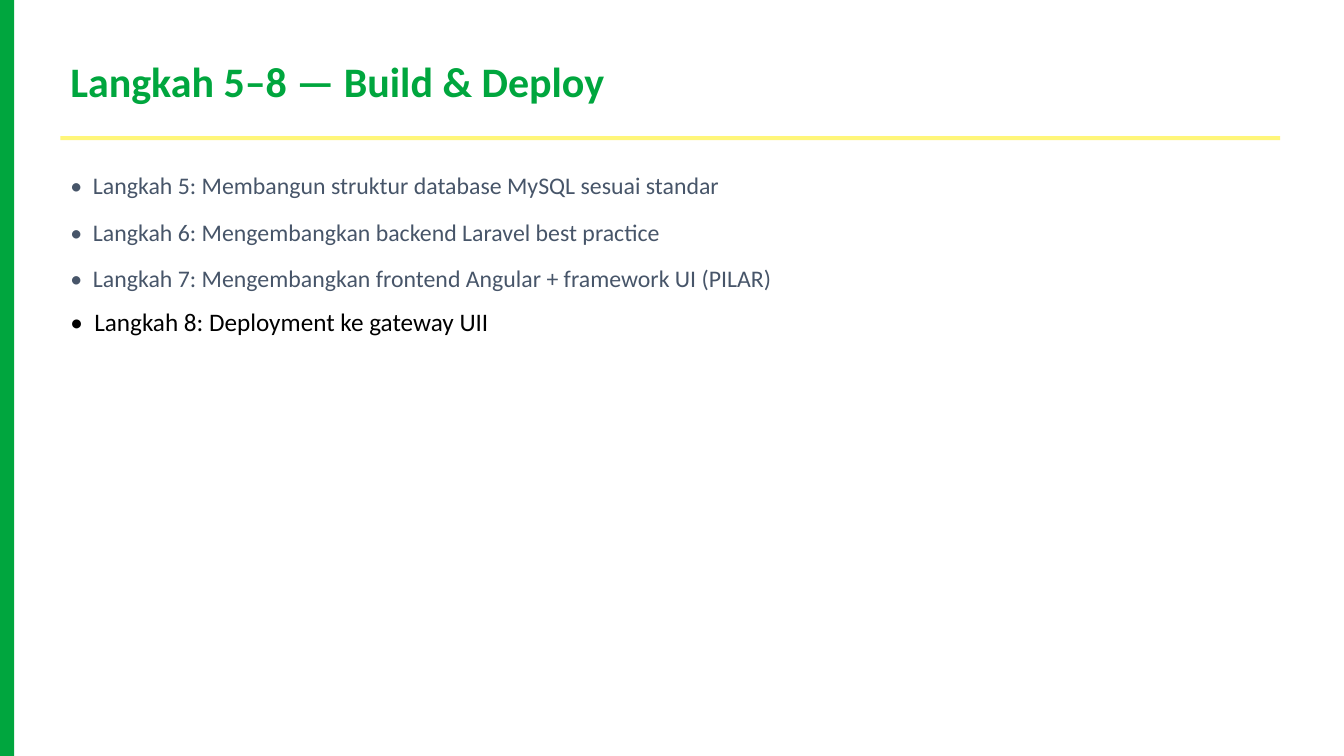
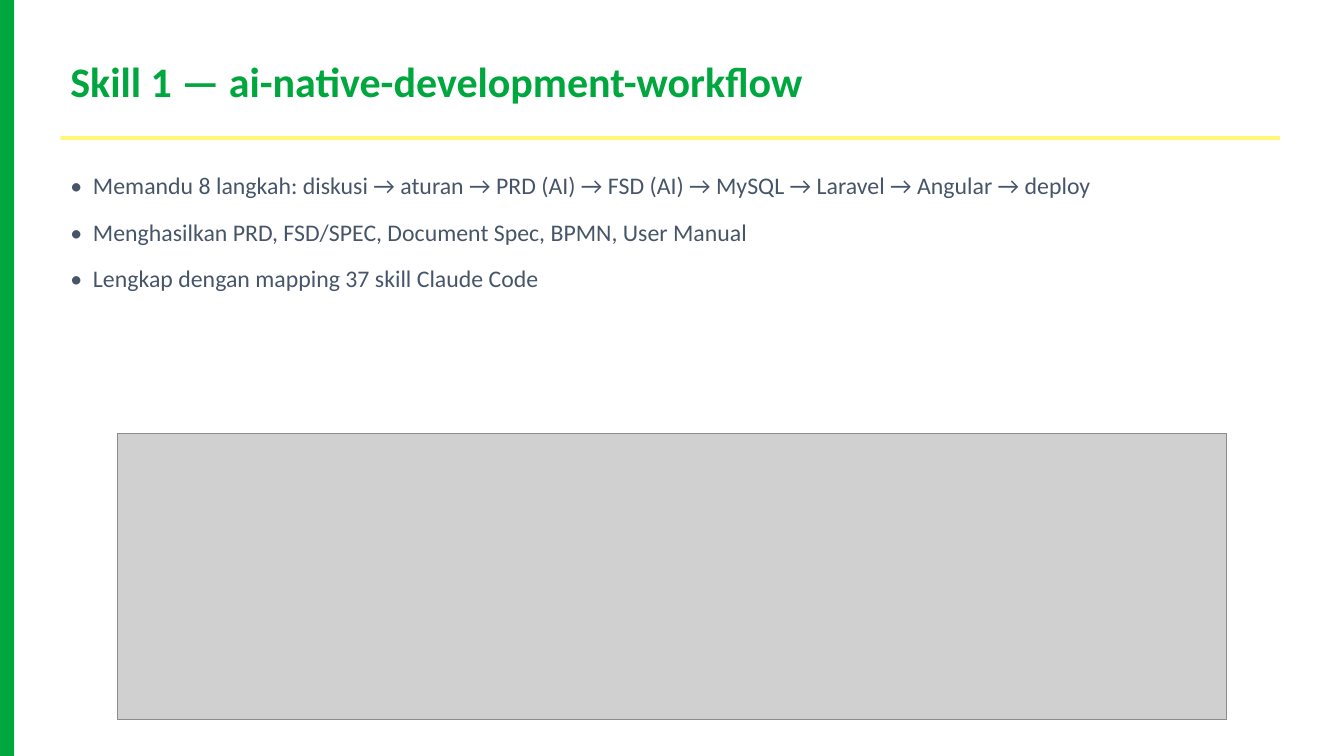
Before and after one commit to dhenta312/hackathon-appraisal, a slide deck: slide 4 of Presentasi-Penilaian-Kinerja.pptx. Drawn at 1344x756 pixels with LibreOffice and Linux fonts; fonts in the diff are those of the drawing; grey boxes stand for pictures. Boxes give left, top, right and bottom in pixels: in the first picture for what was removed or moved away, otherwise in the second. Text is boxed around its words. In the diff, an @@ line names an element or a change of style, - is before the commit and + after.

```diff
--- a/Presentasi-Penilaian-Kinerja.pptx
+++ b/Presentasi-Penilaian-Kinerja.pptx
@@ text at bbox=[70, 67, 802, 104]: text changed @@
-Langkah 5–8 — Build & Deploy
+Skill 1 — ai-native-development-workflow
@@ text at bbox=[93, 177, 1091, 291]: text changed @@
-• Langkah 5: Membangun struktur database MySQL sesuai standar
-• Langkah 6: Mengembangkan backend Laravel best practice
-• Langkah 7: Mengembangkan frontend Angular + framework UI (PILAR)
-• Langkah 8: Deployment ke gateway UII
+• Memandu 8 langkah: diskusi → aturan → PRD (AI) → FSD (AI) → MySQL → Laravel → Angular → deploy
+• Menghasilkan PRD, FSD/SPEC, Document Spec, BPMN, User Manual
+• Lengkap dengan mapping 37 skill Claude Code
@@ picture added at bbox=[118, 434, 1227, 720] @@
```
Also in this commit, not shown: 4 other slides changed, 5 slides added, 5 slides removed, 1 other file.
